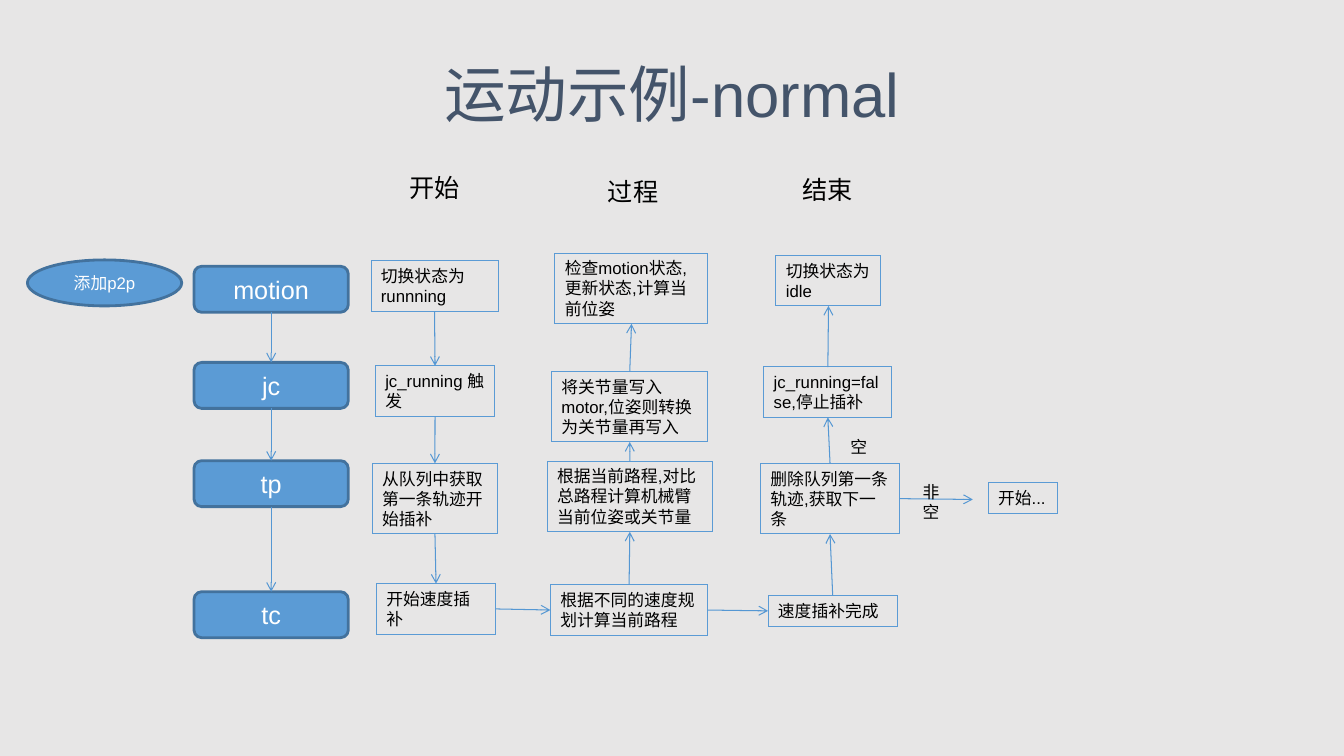
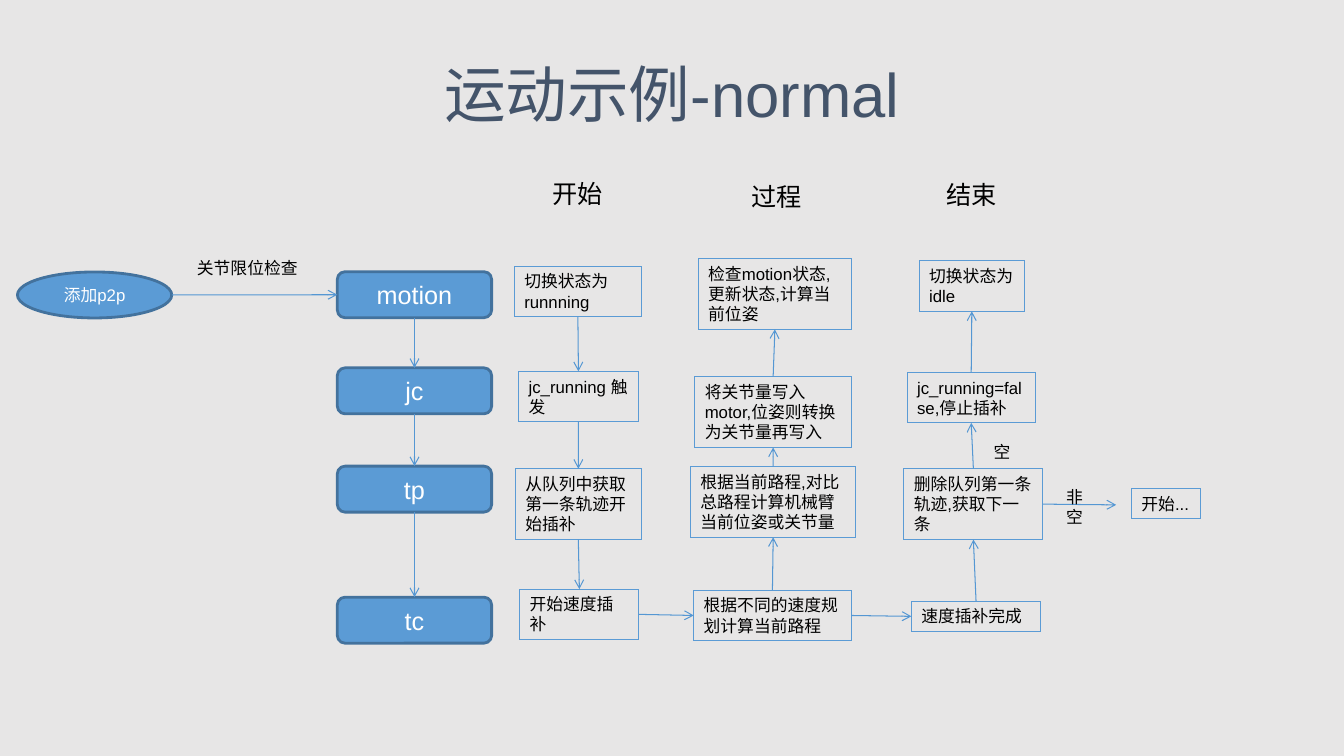
Before and after one commit to wenphi/about_by, a slide deck: slide 6 of motion流程演示.pptx (slide 5 before the commit). Drawn at 1344x756 pixels with LibreOffice and Linux fonts; fonts in the diff are those of the drawing. Boxes give left, top, right and bottom in pixels: in the first picture for what was removed or moved away, otherwise in the second. Text is boxed around its words. In the diff, an @@ line names an element or a change of style, - is before the commit and + after.

```diff
--- a/motion流程演示.pptx
+++ b/motion流程演示.pptx
@@ text added at (197,260,298,276), 12 pt, text #000000 @@
+关节限位检查
@@ ellipse "添加p2p": place and size @@
-ellipse "添加p2p" at (27,260,181,307)
+ellipse "添加p2p" at (17,272,171,319)
@@ arrow added from (171, 295) to (338, 294), #5698D3 0.75 pt @@
@@ 15 arrows, 13 rectangles, 5 texts, 4 rounded rectangles: place and size @@
-15 arrows, 13 rectangles, 5 texts, 4 rounded rectangles at (194,176,1057,638)
+15 arrows, 13 rectangles, 5 texts, 4 rounded rectangles at (338,182,1200,643)
```
Also in this commit, not shown: 6 other slides changed, 6 slides added, 1 slide removed, 11 other files.
